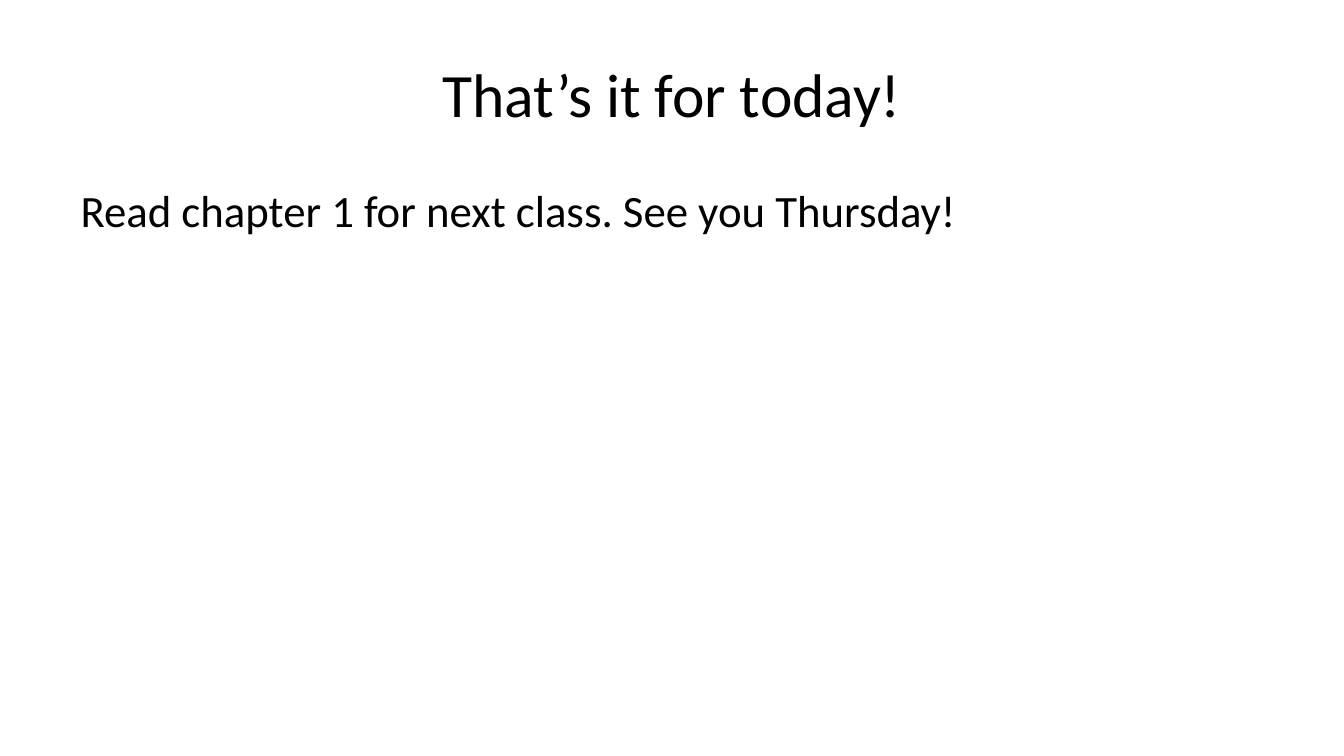
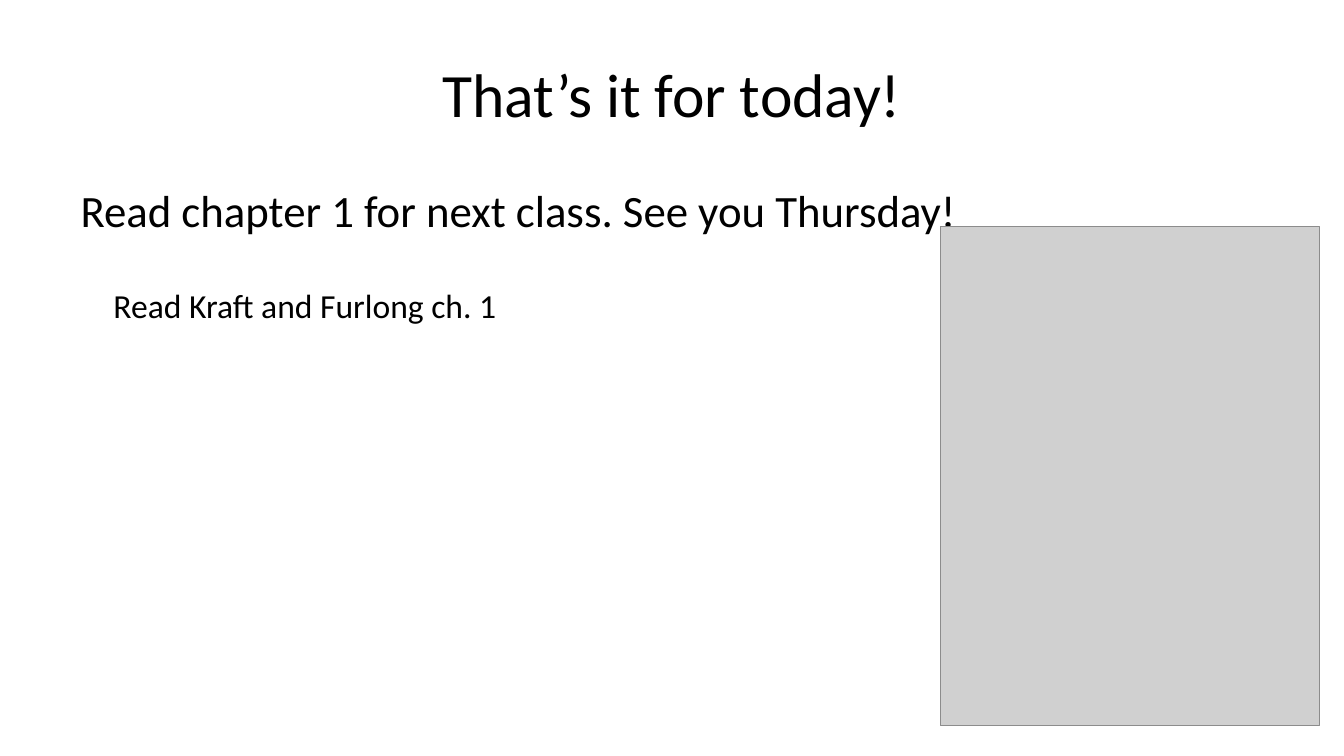
Before and after one commit to dadams-AU/slides-POSC-315, a slide deck: slide 7 of slide deck/Introduction to Public Policy.pptx. Drawn at 1344x756 pixels with LibreOffice and Linux fonts; fonts in the diff are those of the drawing; grey boxes stand for pictures. Boxes give left, top, right and bottom in pixels: in the first picture for what was removed or moved away, otherwise in the second. Text is boxed around its words. In the diff, an @@ line names an element or a change of style, - is before the commit and + after.

```diff
--- a/slide deck/Introduction to Public Policy.pptx
+++ b/slide deck/Introduction to Public Policy.pptx
@@ picture added at (x1=941, y1=227, x2=1320, y2=726) @@
@@ text added at (x1=113, y1=294, x2=496, y2=324), 18 pt, text #000000 @@
+Read Kraft and Furlong ch. 1
```
Also in this commit, not shown: 3 other slides changed.
